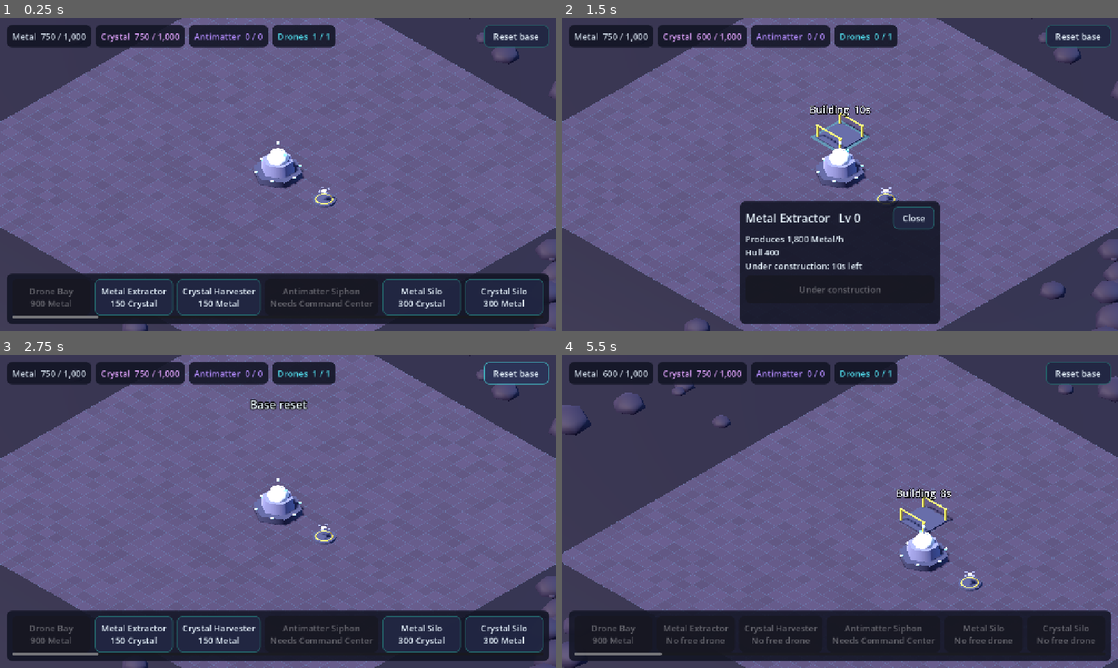
Above: before the commit, frames 1-4 (two rows, left to right).
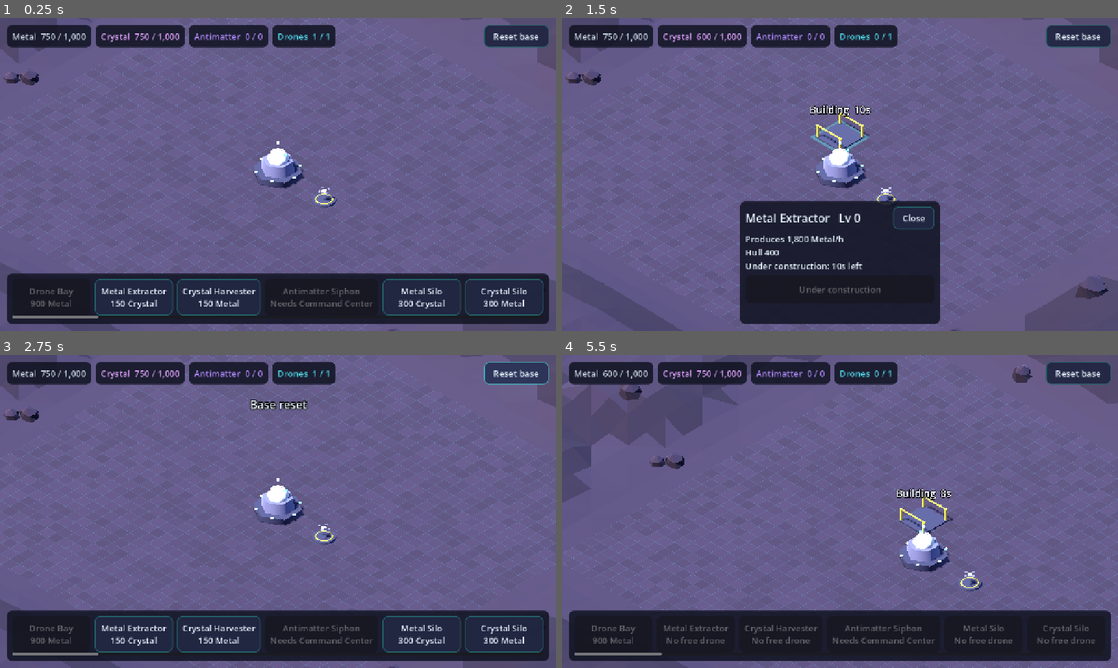
Above: after the commit, the same moments.

Repository: tarnan3751/space-game
Game: Godot game, scene res://scenes/main.tscn
Two runs of this game, one before a commit and one after it. Both use one fixed random seed, a clock stepped at 60 frames per second and the inputs below.
Inputs (mouse positions are in pixels of both pictures, inside the frame that each line leads up to):
- Up to frame 1 (0.25 s): no input
- Up to frame 2 (1.5 s): click "Metal Extractor 150 Crystal" at 0.5 s; click "Place" at 1.25 s
- Up to frame 3 (2.75 s): click "Reset base" at 2 s
- Up to frame 4 (5.5 s): click "Crystal Harvester 150 Metal" at 2.75 s; click "Place" at 3.5 s; move the mouse to (962, 495) at 4.27 s; click (962, 495) at 4.42 s; tap Enter at 5 s; drag from (728, 527) to (812, 574) at 5.02 s

The runs differ from the first frame. In frame 1, 11% of the frame differs, in the area x 0-100%, y 0-100%; in frame 2, 18%; in frame 3, 11%; in frame 4, 21%.

Commit message:
Replace the outer plane and rocks with a seeded low-poly terrain
The flat plane under the grid gives way to a terrain around it: one
flat-shaded ArrayMesh annulus from the grid's edge out to 90 world units
on a 2-unit lattice that includes both grid edges, its heights from value
noise rising gently with distance, with three to five craters, and its
faces coloured by height band from the palette. Its inner edge is pinned
to y = 0 along the grid's edge, so it meets the ground with no seam or
gap, and it does not cast shadows, since its relief already shows in the
flat shading. At the camera's widest zoom it covers the view with the
focus at any corner of the grid.

The 60 sphere rocks, one draw call each, become 40 irregular low-poly
rocks merged into one mesh, sitting on the terrain and never inside the
grid. Everything is drawn from SeededRng.new(SCENERY_SEED), still 7, so
every player's base sits in the same landscape; the scenery is now three
draw calls in all.

Diff:
--- a/src/game/base_view.gd
+++ b/src/game/base_view.gd
@@ -1,14 +1,24 @@
 class_name BaseView
 extends Node3D
-## Draws the base: ground, grid, scenery and one BuildingView per building.
-## Also owns the cell <-> world mapping: 1 cell = 1 world unit, grid centred on the origin,
-## cell (x, y) maps to world (x, z).
+## Draws the base: the buildable ground with its cell grid, the terrain and rocks around it,
+## and one BuildingView per building. Also owns the cell <-> world mapping: 1 cell = 1 world
+## unit, grid centred on the origin, cell (x, y) maps to world (x, z).
+##
+## The terrain and the rocks are generated from SCENERY_SEED, so every player's base sits in
+## the same landscape. Each is one mesh painted from the Palette: one draw call apiece.
 
 const GROUND_SHADER := preload("res://src/game/ground.gdshader")
 const SCENERY_SEED := 7
 ## Strength of the ground's cell lines, normally and while placing.
 const GRID_LINES := 0.1
 const GRID_LINES_PLACING := 0.45
+## The terrain reaches this far from the centre in X and Z, on a lattice of TERRAIN_STEP.
+const TERRAIN_EXTENT := 90.0
+const TERRAIN_STEP := 2.0
+## Spacing of the value-noise lattice behind the terrain's hills.
+const NOISE_CELL := 7.0
+const NOISE_SIZE := 24
+const ROCK_COUNT := 40
 
 var grid_size: Vector2i = Vector2i.ZERO
 var views: Dictionary[int, BuildingView] = {}
@@ -18,12 +28,18 @@
 var dragging_id: int = 0
 
 var _ground_material: ShaderMaterial
+## NOISE_SIZE x NOISE_SIZE heights in [0, 1], wrapping.
+var _noise: PackedFloat32Array = PackedFloat32Array()
+## Each crater as (x, z, radius, depth).
+var _craters: Array[Vector4] = []
 
 
 func setup(size: Vector2i) -> void:
 	grid_size = size
 	_build_ground()
-	_build_scenery()
+	var rng := SeededRng.new(SCENERY_SEED)
+	_build_terrain(rng)
+	_build_rocks(rng)
 
 
 ## World-space centre of a footprint whose top-left cell is `cell`.
@@ -108,39 +124,154 @@
 	ground.material_override = _ground_material
 	add_child(ground)
 
-	var outer_plane := PlaneMesh.new()
-	outer_plane.size = Vector2(grid_size) * 4.0
-	var outer := MeshInstance3D.new()
-	outer.mesh = outer_plane
-	outer.position = Vector3(0, -0.02, 0)
-	outer.material_override = BuildingModels.material(Color("1b1828"))
-	add_child(outer)
-
-
-## Rocks around the buildable area. Seeded, so every player's base looks the same.
-func _build_scenery() -> void:
-	var rng := SeededRng.new(SCENERY_SEED)
-	var rock_material := BuildingModels.material(Color("2c283d"))
-	var half := maxi(grid_size.x, grid_size.y) * 0.5
+
+## The land around the grid: a flat-shaded annulus from the grid's edge, where it is pinned to
+## y = 0 so it meets the ground without a seam, out to TERRAIN_EXTENT, coloured by height.
+func _build_terrain(rng: SeededRng) -> void:
+	_noise.resize(NOISE_SIZE * NOISE_SIZE)
+	for i: int in _noise.size():
+		_noise[i] = rng.range_int(0, 1000) / 1000.0
+	var half := Vector2(grid_size) * 0.5
+	for i: int in rng.range_int(3, 5):
+		var angle := TAU * rng.range_int(0, 3599) / 3600.0
+		var radius := rng.range_int(40, 80) / 10.0
+		var distance := maxf(half.x, half.y) + radius * 1.6 + rng.range_int(40, 250) / 10.0
+		_craters.append(Vector4(cos(angle) * distance, sin(angle) * distance, radius,
+			rng.range_int(14, 22) / 10.0))
+
+	var xs := _lattice(-half.x, half.x)
+	var zs := _lattice(-half.y, half.y)
+	var heights := PackedFloat32Array()
+	for z: float in zs:
+		for x: float in xs:
+			heights.append(_terrain_height(x, z))
+	var mesh := LowPolyMesh.new()
+	for j: int in zs.size() - 1:
+		for i: int in xs.size() - 1:
+			if xs[i] >= -half.x and xs[i + 1] <= half.x and zs[j] >= -half.y and zs[j + 1] <= half.y:
+				continue
+			var row := j * xs.size()
+			var a := Vector3(xs[i], heights[row + i], zs[j])
+			var b := Vector3(xs[i + 1], heights[row + i + 1], zs[j])
+			var c := Vector3(xs[i + 1], heights[row + xs.size() + i + 1], zs[j + 1])
+			var d := Vector3(xs[i], heights[row + xs.size() + i], zs[j + 1])
+			# Alternate the diagonals, so the facets do not all lean one way.
+			if (i + j) % 2 == 0:
+				_terrain_face(mesh, a, d, c)
+				_terrain_face(mesh, a, c, b)
+			else:
+				_terrain_face(mesh, a, d, b)
+				_terrain_face(mesh, b, d, c)
+	var terrain := MeshInstance3D.new()
+	terrain.mesh = mesh.to_mesh()
+	# Its relief shows in the flat shading; its shadows would cost a pass for little.
+	terrain.cast_shadow = GeometryInstance3D.SHADOW_CASTING_SETTING_OFF
+	add_child(terrain)
+
+
+## Low-poly rocks scattered on the terrain around the grid, all in one mesh.
+func _build_rocks(rng: SeededRng) -> void:
+	var half := Vector2(grid_size) * 0.5
+	var mesh := LowPolyMesh.new()
 	var placed := 0
-	while placed < 60:
+	while placed < ROCK_COUNT:
 		var angle := TAU * rng.range_int(0, 3599) / 3600.0
-		var distance := half + 2.0 + rng.range_int(0, 1800) / 100.0
-		var radius := 0.4 + rng.range_int(0, 160) / 100.0
+		var distance := maxf(half.x, half.y) + 2.0 + rng.range_int(0, 2600) / 100.0
+		var radius := 0.4 + rng.range_int(0, 140) / 100.0
 		var x := cos(angle) * distance
 		var z := sin(angle) * distance
 		# The grid is square, so a ring around it still overlaps the corners.
-		if absf(x) < half + radius and absf(z) < half + radius:
+		if absf(x) < half.x + radius and absf(z) < half.y + radius:
 			continue
 		placed += 1
-		var mesh := SphereMesh.new()
-		mesh.radius = radius
-		mesh.height = radius * 1.2
-		mesh.radial_segments = 6
-		mesh.rings = 3
-		var rock := MeshInstance3D.new()
-		rock.mesh = mesh
-		rock.material_override = rock_material
-		rock.position = Vector3(x, 0.0, z)
-		rock.rotation_degrees = Vector3(0, rng.range_int(0, 359), 0)
-		add_child(rock)
+		_rock(mesh, Vector3(x, _terrain_height(x, z) - 0.2 * radius, z), radius, rng)
+	var rocks := MeshInstance3D.new()
+	rocks.mesh = mesh.to_mesh()
+	add_child(rocks)
+
+
+## One rock: a jittered ring on the ground, a narrower one above it and an off-centre peak.
+static func _rock(mesh: LowPolyMesh, pos: Vector3, radius: float, rng: SeededRng) -> void:
+	var sides := rng.range_int(5, 7)
+	var turn := TAU * rng.range_int(0, 359) / 360.0
+	var height := radius * rng.range_int(80, 120) / 100.0
+	var lower := PackedVector3Array()
+	var upper := PackedVector3Array()
+	for j: int in sides:
+		var angle := turn + TAU * j / sides
+		var r := radius * rng.range_int(75, 110) / 100.0
+		lower.append(pos + Vector3(r * cos(angle), 0.0, r * sin(angle)))
+		var r_up := r * rng.range_int(55, 75) / 100.0
+		var y := height * rng.range_int(45, 70) / 100.0
+		upper.append(pos + Vector3(r_up * cos(angle + 0.3), y, r_up * sin(angle + 0.3)))
+	var lean := Vector2(rng.range_int(-20, 20), rng.range_int(-20, 20)) * radius / 100.0
+	var peak := pos + Vector3(lean.x, height, lean.y)
+	for j: int in sides:
+		var k := (j + 1) % sides
+		mesh.triangle(lower[j], upper[j], upper[k], "rock_dark")
+		mesh.triangle(lower[j], upper[k], lower[k], "rock_dark")
+		mesh.triangle(upper[j], peak, upper[k], "rock")
+
+
+## Heights: 0 at the grid's edge, rising gently with distance, with value-noise hills and
+## the craters.
+func _terrain_height(x: float, z: float) -> float:
+	var half := Vector2(grid_size) * 0.5
+	var out := Vector2(maxf(absf(x) - half.x, 0.0), maxf(absf(z) - half.y, 0.0)).length()
+	var hills := 0.65 * _noise_at(x, z) + 0.35 * _noise_at(x * 2.3 + 37.0, z * 2.3 + 11.0)
+	return smoothstep(0.0, 10.0, out) * (hills * 3.2 + out * 0.04 + _crater_dip(x, z))
+
+
+## How much the craters lower (bowls) or raise (rims) the ground at a point.
+func _crater_dip(x: float, z: float) -> float:
+	var dip := 0.0
+	for crater: Vector4 in _craters:
+		var t := Vector2(x - crater.x, z - crater.y).length() / crater.z
+		if t < 1.8:
+			dip += -crater.w * maxf(1.0 - t * t, 0.0) + crater.w * 0.45 * exp(-pow((t - 1.0) / 0.3, 2.0))
+	return dip
+
+
+## Smoothly interpolated lattice noise in [0, 1].
+func _noise_at(x: float, z: float) -> float:
+	var gx := x / NOISE_CELL
+	var gz := z / NOISE_CELL
+	var ix := floori(gx)
+	var iz := floori(gz)
+	var fx := smoothstep(0.0, 1.0, gx - ix)
+	var fz := smoothstep(0.0, 1.0, gz - iz)
+	var top := lerpf(_lattice_value(ix, iz), _lattice_value(ix + 1, iz), fx)
+	var bottom := lerpf(_lattice_value(ix, iz + 1), _lattice_value(ix + 1, iz + 1), fx)
+	return lerpf(top, bottom, fz)
+
+
+func _lattice_value(ix: int, iz: int) -> float:
+	return _noise[posmod(iz, NOISE_SIZE) * NOISE_SIZE + posmod(ix, NOISE_SIZE)]
+
+
+## One terrain face (corners counter-clockwise from above), coloured by its height band.
+func _terrain_face(mesh: LowPolyMesh, a: Vector3, b: Vector3, c: Vector3) -> void:
+	var centre := (a + b + c) / 3.0
+	var color := "rock_dark"
+	if _crater_dip(centre.x, centre.z) < -0.3:
+		color = "crater"
+	elif centre.y < 0.8:
+		color = "regolith"
+	elif centre.y < 2.0:
+		color = "regolith_dark"
+	elif centre.y < 3.2:
+		color = "rock"
+	mesh.triangle(a, b, c, color)
+
+
+## Lattice coordinates along one axis from -TERRAIN_EXTENT to TERRAIN_EXTENT that include
+## both grid edges, `low` and `high`, so the terrain's inner edge lies exactly on them.
+static func _lattice(low: float, high: float) -> PackedFloat32Array:
+	var axis := PackedFloat32Array()
+	for k: int in range(ceili((TERRAIN_EXTENT + low) / TERRAIN_STEP), 0, -1):
+		axis.append(low - k * TERRAIN_STEP)
+	for k: int in ceili((high - low) / TERRAIN_STEP):
+		axis.append(low + k * TERRAIN_STEP)
+	for k: int in ceili((TERRAIN_EXTENT - high) / TERRAIN_STEP) + 1:
+		axis.append(high + k * TERRAIN_STEP)
+	return axis
